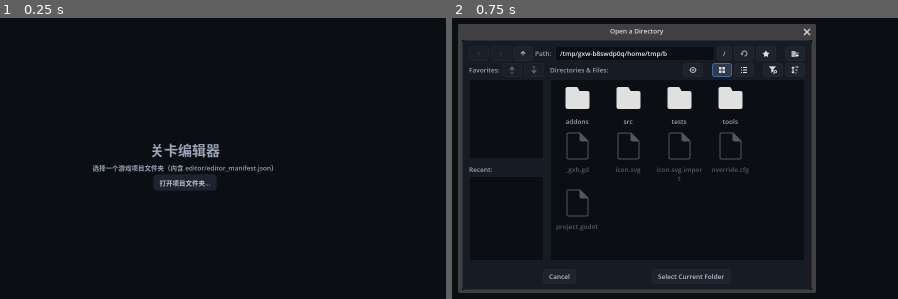
Above: before the commit, frames 1-2 (left to right).
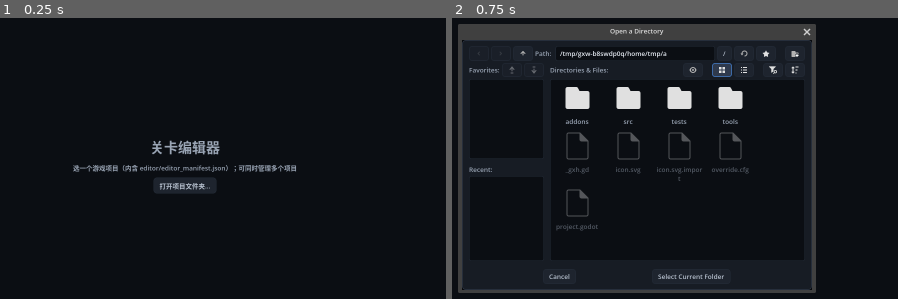
Above: after the commit, the same moments.

Repository: Acmezzz/Godot-Level-Editor
Game: Godot game, scene res://src/editor.tscn
The game is run twice, just before and just after one commit, with the same random seed, the same clock (stepped at 60 frames per second) and the same inputs.
Inputs:
- Up to frame 1 (0.25 s): no input
- Up to frame 2 (0.75 s): click "打开项目文件夹…" at 0.5 s

The runs differ from the first frame. In frame 1, 1.7% of the frame differs, in the area x 16-67%, y 43-63%; in frame 2, less than 0.1%.
Error before the commit: Invalid call. Nonexistent function 'maybe_autosave' in base 'Nil'. (res://src/app.gd:175)
Error after the commit: Invalid call. Nonexistent function 'maybe_autosave' in base 'Nil'. (res://src/app.gd:264)

Commit message:
chore: 清空 BIRD 数据 + 编辑器改为多项目管理
数据清理
- 删除 D:/Game/BIRD/bird 整个游戏工程目录（旧内容不再保留）
- 清空编辑器 user:// 下 110 个遗留测试目录
- 删除过时文档 docs/code-review-2026-11-19.md、docs/demo-editor-v2.html

多项目支持（src/app.gd）
- 项目记忆改为列表：project_dirs / project_names / cur_project_dir，
  顺序即最近使用倒序，写入 user://settings.cfg
- 新增 _load_projects / _save_projects / _remember_project / _forget_project
- 选择页列出所有项目（名字 + 路径 + 打开 + 移除记录），
  清单损坏时回选择页并显示原因
- 新增 _switch_project（有未保存修改先确认），
  回选择页会 free 整个编辑器界面，切项目后全量重建，
  不残留上个项目的清单、缩略图、地图路径与撤销栈
- 兼容旧版单项目 settings.cfg（project/dir）

去 BIRD 化
- project.godot: config/name → "2D 关卡编辑器"
- editor_layout: 窗口标题改为 %s = manifest.projectName，菜单新增「切换项目…」
- content_store: 移除从未被赋值的 _content_dir 死分支
- tools/screenshot.gd: 项目路径改由 SHOT_PROJECT 环境变量给出
- tests: BIRD_PROJECT → EDITOR_PROJECT，缺省时跳过而非回落到 bird
- README / EDITOR_FEATURES / GAME_SIDE_STANDARD 全面改为通用 2D 编辑器口径，
  §6.4 旧 bird 差距表替换为自包含参考实现

Diff:
--- a/project.godot
+++ b/project.godot
@@ -10,7 +10,7 @@
 
 [application]
 
-config/name="BIRD 关卡编辑器"
+config/name="2D 关卡编辑器"
 run/main_scene="res://src/editor.tscn"
 config/features=PackedStringArray("4.7")
 config/icon="res://icon.svg"
--- a/src/app.gd
+++ b/src/app.gd
@@ -1,7 +1,8 @@
 extends Control
 ## 独立关卡编辑器应用（Godot EXE）：
-## 启动 → 读 user:// 上次项目 → 无则显示"打开项目文件夹"；
+## 启动 → 读 user:// 的项目列表 → 自动打开上次项目，否则显示项目选择页；
 ## 选定项目 = 读清单 → 顶栏/资产栏/画布/状态栏，全部由清单驱动。
+## 不绑定具体游戏：多个游戏工程可在项目列表里并行管理，顶栏「设置 ▾ → 切换项目…」切换。
 
 const SettingsCfg := "user://settings.cfg"
 const ProjectShellScript := preload("res://src/ui/project_shell.gd")
@@ -50,6 +51,7 @@
 
 func _ready() -> void:
 	_load_prefs()
+	_load_projects()
 	_layout_ctrl = preload("res://src/ui/editor_layout.gd").new(self)
 	_side_actions_ctrl = preload("res://src/core/side_actions.gd").new(self)
 	_palette_ctrl = preload("res://src/ui/palette_panel.gd").new(self)
@@ -61,6 +63,12 @@
 	else:
 		_build_editor_ui()
 
+## 启动时尝试打开上次的项目；失败返回 {} 或带 _error 的字典（选择页据此显示原因）。
+func _load_last_project() -> Dictionary:
+	if cur_project_dir == "":
+		return {}
+	return EditorManifest.load_from(cur_project_dir)
+
 ## 关窗口前拦截：有未保存修改就确认，并把草稿落盘
 func _notification(what: int) -> void:
 	if what == NOTIFICATION_WM_CLOSE_REQUEST:
@@ -74,20 +82,52 @@
 	get_tree().auto_accept_quit = true
 	get_tree().quit()
 
-# —— 上次项目记忆（user://settings.cfg） ——
-func _load_last_project() -> Dictionary:
+# —— 项目记忆（user://settings.cfg）：多项目列表 + 上次打开的那个 ——
+## 顺序 = 最近使用倒序。names 记住 projectName，项目目录暂时不可达时选择页仍显示得出来。
+var project_dirs: Array = []
+var project_names := {}
+var cur_project_dir := ""
+
+func _load_projects() -> void:
 	var cf := ConfigFile.new()
-	if cf.load(SettingsCfg) != OK:
-		return {}
-	var dir := str(cf.get_value("project", "dir", ""))
-	if dir == "":
-		return {}
-	return EditorManifest.load_from(dir)
-
-func _save_last_project(dir: String) -> void:
+	if cf.load(SettingsCfg) == OK:
+		var dirs = cf.get_value("projects", "dirs", [])
+		if dirs is Array:
+			for d in dirs:
+				if str(d) != "" and not project_dirs.has(str(d)):
+					project_dirs.append(str(d))
+		var names = cf.get_value("projects", "names", {})
+		if names is Dictionary:
+			project_names = (names as Dictionary).duplicate()
+		cur_project_dir = str(cf.get_value("projects", "last", ""))
+		# 兼容单项目旧格式
+		var old := str(cf.get_value("project", "dir", ""))
+		if old != "" and not project_dirs.has(old):
+			project_dirs.append(old)
+			if cur_project_dir == "":
+				cur_project_dir = old
+
+func _save_projects() -> void:
 	var cf := ConfigFile.new()
-	cf.set_value("project", "dir", dir)
+	cf.set_value("projects", "dirs", project_dirs)
+	cf.set_value("projects", "names", project_names)
+	cf.set_value("projects", "last", cur_project_dir)
 	cf.save(SettingsCfg)
+
+## 登记一个项目到列表头（最近使用置顶）；名字取清单 projectName，缺省用目录名。
+func _remember_project(dir: String, pname: String) -> void:
+	project_dirs.erase(dir)
+	project_dirs.push_front(dir)
+	project_names[dir] = pname if pname != "" else dir.get_file()
+	cur_project_dir = dir
+	_save_projects()
+
+func _forget_project(dir: String) -> void:
+	project_dirs.erase(dir)
+	project_names.erase(dir)
+	if cur_project_dir == dir:
+		cur_project_dir = ""
+	_save_projects()
 
 # —— 项目选择页 ——
 func _show_picker(err := "") -> void:
@@ -97,6 +137,7 @@
 	var v := VBoxContainer.new()
 	v.set_anchors_preset(Control.PRESET_FULL_RECT)
 	v.alignment = BoxContainer.ALIGNMENT_CENTER
+	v.add_theme_constant_override("separation", 10)
 	add_child(v)
 	var t := Label.new()
 	t.text = "关卡编辑器"
@@ -104,21 +145,76 @@
 	t.horizontal_alignment = HORIZONTAL_ALIGNMENT_CENTER
 	v.add_child(t)
 	var hint := Label.new()
-	hint.text = "选择一个游戏项目文件夹（内含 editor/editor_manifest.json）"
+	hint.text = "选一个游戏项目（内含 editor/editor_manifest.json）；可同时管理多个项目"
 	hint.horizontal_alignment = HORIZONTAL_ALIGNMENT_CENTER
 	v.add_child(hint)
 	if err != "":
 		var el := Label.new()
 		el.text = err
 		el.modulate = Color(1, 0.4, 0.4)
+		el.horizontal_alignment = HORIZONTAL_ALIGNMENT_CENTER
 		v.add_child(el)
-	var btn := Button.new()
-	btn.text = "打开项目文件夹…"
-	btn.pressed.connect(_pick_project)
-	var hb := HBoxContainer.new()
-	hb.alignment = BoxContainer.ALIGNMENT_CENTER
-	hb.add_child(btn)
-	v.add_child(hb)
+	if not project_dirs.is_empty():
+		var list := VBoxContainer.new()
+		list.custom_minimum_size = Vector2(520, 0)
+		v.add_child(list)
+		for dir in project_dirs:
+			list.add_child(_project_row(str(dir)))
+		var row := HBoxContainer.new()
+		row.alignment = BoxContainer.ALIGNMENT_CENTER
+		var add := Button.new()
+		add.text = "打开其它项目文件夹…"
+		add.pressed.connect(_pick_project)
+		row.add_child(add)
+		v.add_child(row)
+	else:
+		var hb := HBoxContainer.new()
+		hb.alignment = BoxContainer.ALIGNMENT_CENTER
+		var btn := Button.new()
+		btn.text = "打开项目文件夹…"
+		btn.pressed.connect(_pick_project)
+		hb.add_child(btn)
+		v.add_child(hb)
+
+## 选择页的一行：项目名（+ 路径）+ 「打开」+「移除记录」。
+## 移除只删记录不动磁盘——用户可能只是临时不想看见它。
+func _project_row(dir: String) -> Control:
+	var row := HBoxContainer.new()
+	row.add_theme_constant_override("separation", 8)
+	var info := VBoxContainer.new()
+	info.size_flags_horizontal = Control.SIZE_EXPAND_FILL
+	var nm := Label.new()
+	nm.text = str(project_names.get(dir, dir.get_file()))
+	nm.add_theme_font_size_override("font_size", 16)
+	info.add_child(nm)
+	var path_lbl := Label.new()
+	path_lbl.text = dir
+	path_lbl.modulate = Color(1, 1, 1, 0.5)
+	path_lbl.add_theme_font_size_override("font_size", 11)
+	info.add_child(path_lbl)
+	row.add_child(info)
+	var open := Button.new()
+	open.text = "打开"
+	open.pressed.connect(func(): _open_project(dir))
+	row.add_child(open)
+	var forget := Button.new()
+	forget.text = "移除记录"
+	forget.pressed.connect(func():
+		_forget_project(dir)
+		_show_picker())
+	row.add_child(forget)
+	return row
+
+## 从列表里选一个项目打开；清单坏了就回选择页并说明原因。
+func _open_project(dir: String) -> void:
+	var m := EditorManifest.load_from(dir)
+	if m.has("_error"):
+		_show_picker(m["_error"])
+		return
+	manifest = m
+	_ent_thumbs_cache.clear()   # D1：换项目清缩略图缓存
+	_remember_project(dir, str(m.get("projectName", "")))
+	_build_editor_ui()
 
 func _pick_project() -> void:
 	var fd := FileDialog.new()
@@ -130,14 +226,7 @@
 
 # —— 项目选定：读清单 → 进编辑器界面 ——
 func _on_project_picked(dir: String) -> void:
-	var m := EditorManifest.load_from(dir)
-	if m.has("_error"):
-		_show_picker(m["_error"])
-		return
-	manifest = m
-	_ent_thumbs_cache.clear()   # D1：换项目清缩略图缓存
-	_save_last_project(dir)
-	_build_editor_ui()
+	_open_project(dir)
 
 # —— 编辑器主界面 ——
 # —— 顶栏：按语义分四组（文件 / 视图 / 工具 / 试玩），组间用细线分隔 ——
@@ -185,6 +274,25 @@
 
 func _open_export_dialog() -> void:
 	_map_file_ctrl.open_export_dialog()
+
+## 切换项目：有未保存修改先确认，然后回选择页。
+## 回选择页会 free 掉整个编辑器界面（画布/三面板），切项目后由 _build_editor_ui 全量重建，
+## 不残留上一个项目的清单、缩略图、地图路径与撤销栈。
+func _switch_project() -> void:
+	if map_loaded and canvas != null and canvas.modified_flag:
+		if not await _confirm_discard("切换项目"):
+			return
+	manifest = {}
+	cur_map_path = ""
+	_cur_map_name = ""
+	map_loaded = false
+	canvas = null
+	_map_view = null
+	project_shell = null
+	asset_panel = null
+	_nav_bars.clear()
+	_ent_thumbs_cache.clear()
+	_show_picker()
 
 # —— 试玩配置（每图独立）：初始能力/血量，存编辑器用户数据不污染地图 JSON ——
 var play_cfg := {}                 # 当前图配置 {abilities:[], hp:int}
--- a/src/content/content_store.gd
+++ b/src/content/content_store.gd
@@ -38,9 +38,6 @@
 
 ## 内容根目录：清单可用 contentDir 覆盖；缺省 <项目>/content。
 static func root_dir(m: Dictionary) -> String:
-	var explicit := str(m.get("_content_dir", ""))
-	if explicit != "":
-		return explicit
 	var project := str(m.get("_dir", ""))
 	if project == "":
 		return ""
--- a/src/ui/editor_layout.gd
+++ b/src/ui/editor_layout.gd
@@ -27,7 +27,7 @@
 	for c in app.get_children():
 		app.remove_child(c)
 		c.queue_free()
-	DisplayServer.window_set_title("BIRD 关卡编辑器 — %s" % app.manifest.get("projectName", "?"))
+	DisplayServer.window_set_title("关卡编辑器 — %s" % app.manifest.get("projectName", "?"))
 	var root := VBoxContainer.new()
 	root.set_anchors_preset(Control.PRESET_FULL_RECT)
 	root.add_theme_constant_override("separation", 0)
@@ -130,6 +130,8 @@
 	map_menu.add_item("重命名地图…", 10)
 	map_menu.add_item("导出当前地图", 4)
 	map_menu.add_item("调整地图尺寸", 5)
+	map_menu.add_separator()
+	map_menu.add_item("切换项目…", 20)
 	map_menu.id_pressed.connect(_on_map_menu_id)
 	app._map_btn.pressed.connect(func(): _popup_below(map_menu, app._map_btn))
 	bar.add_child(map_menu)
@@ -166,6 +168,8 @@
 		10:
 			# 顶栏名字输入框已删：改名只能从菜单进弹窗
 			app._on_rename()
+		20:
+			app._switch_project()
 
 ## 在锚点控件正下方弹菜单（宽高交给引擎按内容测算）
 func _popup_below(pm: PopupMenu, anchor: Control) -> void:
--- a/tests/data_layer_test.gd
+++ b/tests/data_layer_test.gd
@@ -2,7 +2,7 @@
 
 ## 数据层合并回归：原 t_coverage / map_data_validation / map_transaction /
 ## manifest_contract 等脚本合并为一个。
-## 纯数据路径：临时目录造图，不建 UI；BIRD_PROJECT 缺省时跳过真实项目断言。
+## 纯数据路径：临时目录造图，不建 UI；EDITOR_PROJECT 缺省时跳过真实项目断言。
 
 const Store := preload("res://src/map_store.gd")
 const Validator := preload("res://src/map_data_validation.gd")
@@ -263,14 +263,14 @@
 	_check(not missing.ok and str(missing.error).contains("找不到"),
 		"missing executable is rejected before spawning")
 
-## 实体编辑器占位尺寸：需要真实游戏清单，未设置 BIRD_PROJECT 时跳过。
+## 实体编辑器占位尺寸：需要真实游戏清单，未设置 EDITOR_PROJECT 时跳过。
 func _test_entity_editor_size() -> void:
-	var project := OS.get_environment("BIRD_PROJECT")
+	var project := OS.get_environment("EDITOR_PROJECT")
 	if project == "":
-		print("SKIP entity_editor_size (BIRD_PROJECT unset)")
+		print("SKIP entity_editor_size (EDITOR_PROJECT unset)")
 		return
 	var manifest := Manifest.load_from(project)
-	_check(not manifest.has("_error"), "game manifest loads from BIRD_PROJECT")
+	_check(not manifest.has("_error"), "game manifest loads from EDITOR_PROJECT")
 	if manifest.has("_error"):
 		return
 	var crawler := {}
--- a/tests/shortcut_test.gd
+++ b/tests/shortcut_test.gd
@@ -14,9 +14,11 @@
 func _run() -> void:
 	var app = load("res://src/app.gd").new()
 	root.add_child(app)
-	var project := OS.get_environment("BIRD_PROJECT")
+	var project := OS.get_environment("EDITOR_PROJECT")
 	if project == "":
-		project = "D:/Game/BIRD/bird"
+		print("SKIP shortcut_test (EDITOR_PROJECT unset)")
+		quit(0)
+		return
 	app.manifest = EditorManifest.load_from(project)
 	app._build_theme()
 	app._build_editor_ui()
--- a/tools/screenshot.gd
+++ b/tools/screenshot.gd
@@ -2,8 +2,8 @@
 ## 截图辅助：启动编辑器 → 切到指定界面 → 等待渲染 → 保存 PNG。
 ## 用法：godot --path <编辑器工程> --script res://tools/screenshot.gd -- <mode> <out.png>
 ## 仅开发期临时使用，不属于测试套件。
-
-const DEFAULT_PROJECT := "D:/Game/BIRD/bird"
+## 项目路径由 SHOT_PROJECT 环境变量给出（编辑器已支持多项目，没有可用的内置默认值）。
+const ENV_PROJECT := "SHOT_PROJECT"
 
 func _init() -> void:
 	call_deferred("_run")
@@ -30,9 +30,11 @@
 	root.add_child(app)
 	# 真实入口是 editor.tscn（根节点已铺满窗口），手动 new 出来要自己补齐锚点
 	app.set_anchors_and_offsets_preset(Control.PRESET_FULL_RECT)
-	var project := OS.get_environment("BIRD_PROJECT")
+	var project := OS.get_environment(ENV_PROJECT)
 	if project == "":
-		project = DEFAULT_PROJECT
+		push_error("缺少 %s：指向一个含 editor/editor_manifest.json 的游戏工程目录" % ENV_PROJECT)
+		quit(1)
+		return
 	app.manifest = EditorManifest.load_from(project)
 	app._build_theme()
 	app._build_editor_ui()
Not shown, changed: docs/EDITOR_FEATURES.md
Not shown, changed: docs/GAME_SIDE_STANDARD.md
Not shown, removed: docs/code-review-2026-11-19.md
